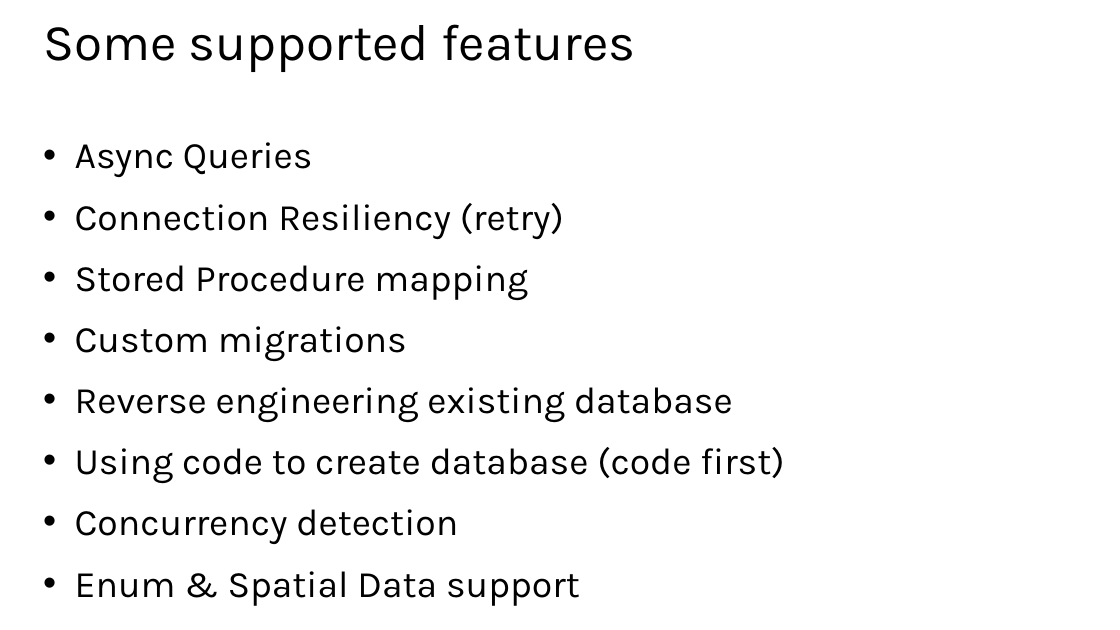
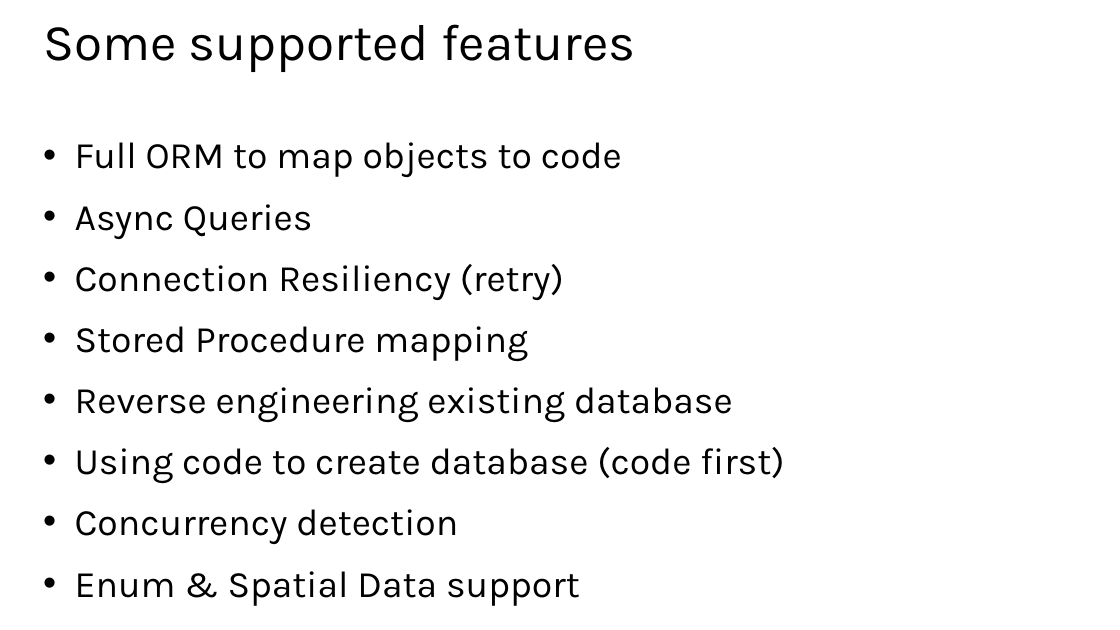
Before and after one commit to xuemiantao/EntityFramework, a slide deck: slide 9 of Slides/01 - Introduction to Entity Framework.pptx (slide 8 before the commit). Drawn at 1120x630 pixels with LibreOffice and Linux fonts; fonts in the diff are those of the drawing. Boxes give left, top, right and bottom in pixels: in the first picture for what was removed or moved away, otherwise in the second. Text is boxed around its words. In the diff, an @@ line names an element or a change of style, - is before the commit and + after.

```diff
--- a/Slides/01 - Introduction to Entity Framework.pptx
+++ b/Slides/01 - Introduction to Entity Framework.pptx
@@ text at <box>75,142,622,177</box>: paragraph added @@
+• Full ORM to map objects to code
@@ text at <box>75,326,407,362</box>: paragraph removed @@
-• Custom migrations
```
Also in this commit, not shown: 5 other slides changed, 3 slides added, 3 slides removed, 2 other files.
